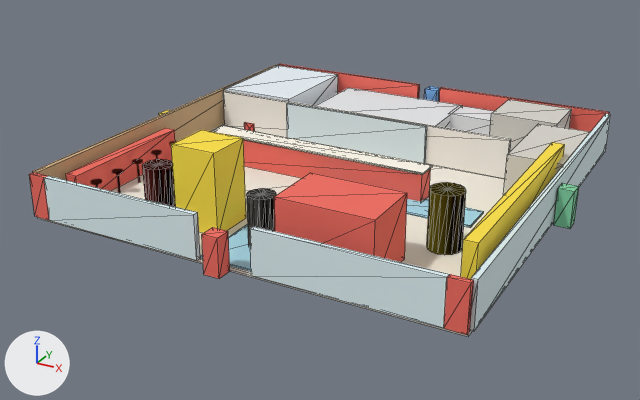
The glTF model kurichiland-level/1F.glb as it was, and as the next commit left it.
Camera for both pictures: a 50 mm lens placed at (12.65, -24.83, 11.43), pointed at (-0.33, -1.24, -0.36). The lights are fixed; the arrows at lower left show +X, +Y and +Z. The first picture is the older version. Mesh edges are drawn as thin lines on the coarser meshes. Where no turn or scale is listed for an object, it has been applied to the vertices.

The first picture shows 'bigplush', 'bohwall', 'counter', 'factoryGlass', 'floor', 'kitchen', 'kurichichan', 'shelf', 'showcase', 'wall.002', 'window', 'window.001', 'window.002' and 24 more.
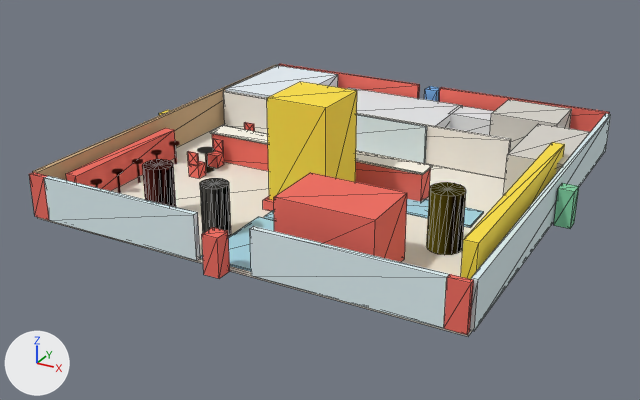
The change in detail:
Object 'bigplush' (ob_bigplush) moves from (-2.0, -5.0, 1.3) to (0.0, -2.3, 1.8).
Object 'bigplush' (ob_bigplush) is rescaled from (1.5, 1.5, 2.6) to (2.0, 2.0, 3.6).
Object 'kurichichan' (ob_kurichichan) moves from (0.2, -5.6, 0.8) to (-1.4, -5.6, 0.8).
Object 'bigplushbase' (ob_bigplushbase) is new; it shows me_mesh_1.
Its location is (0.0, -2.3, 0.15).
Its scale is (2.3, 2.3, 0.3).

Boxes (x1, y1, x2, y2) around the edits, measured in the pictures (640 x 400 px):
'bigplush', moved, rescaled
    before: (171, 130, 246, 233)
    after: (267, 82, 357, 201)
'kurichichan', moved
    before: (247, 188, 276, 246)
    after: (200, 178, 231, 237)
'bigplushbase', added (mostly hidden)
    after: (263, 196, 274, 211)
